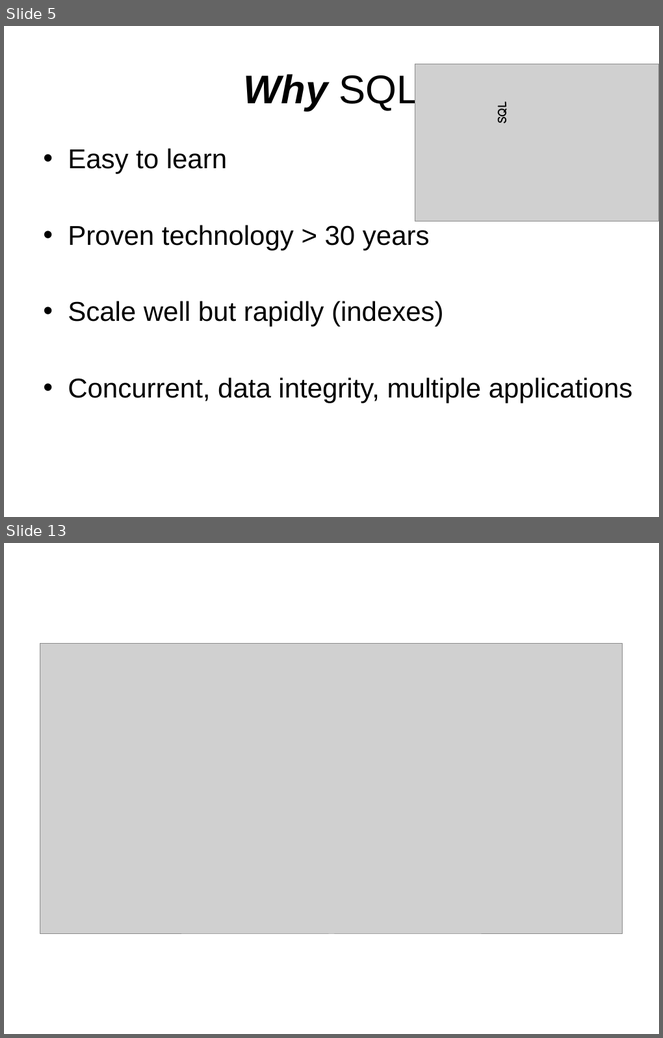
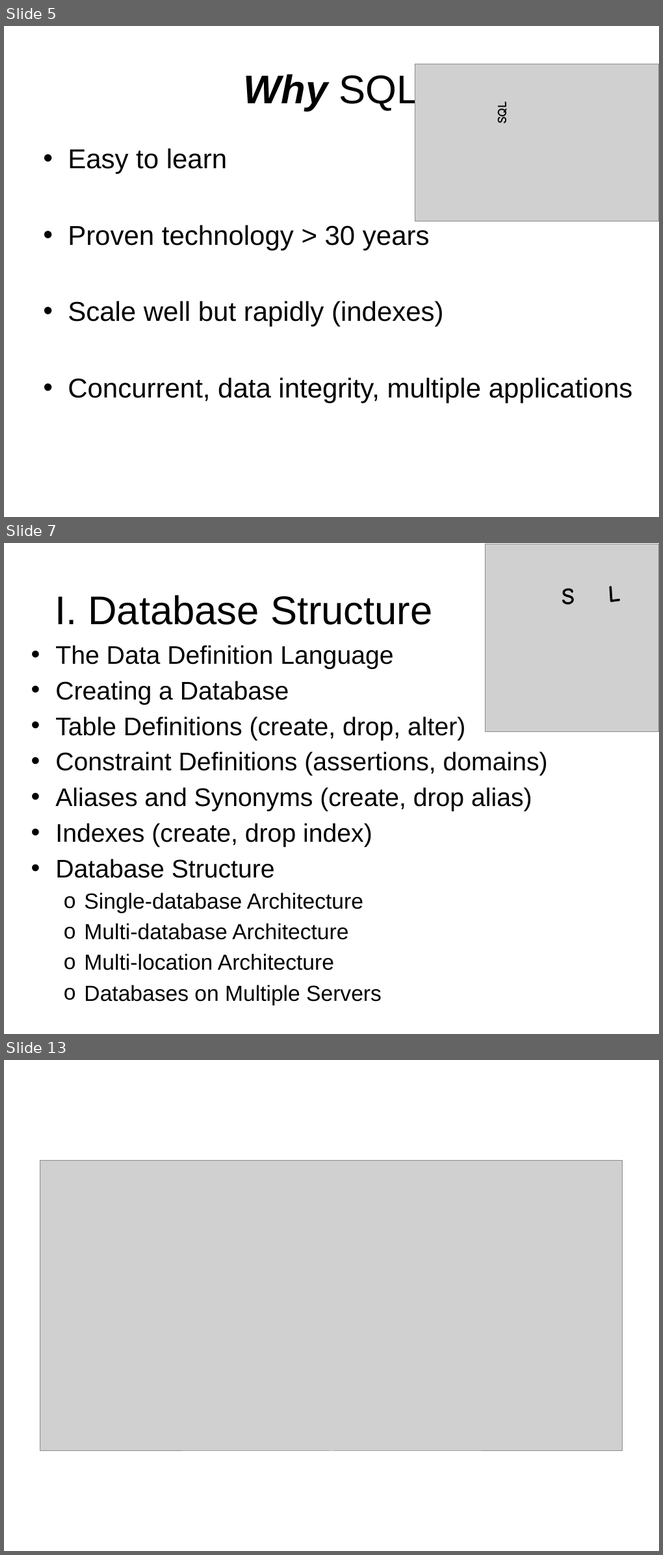
Before and after one commit to sonvq/sqltraining, a slide deck: QS_Training_SQL_Overview.pptx. Shown one above the other, each under a label of ours: slides 5 and 13 before the commit, slides 5, 7 and 13 after it; the slides between them are not shown. The pictures are 663x1038 and 663x1555 pixels, drawn with LibreOffice and Linux fonts; fonts in the diff are those of the drawing; grey boxes stand for pictures; background and template pictures are left out. Boxes give left, top, right and bottom in pixels: in the first picture for what was removed or moved away, otherwise in the second. Text is boxed around its words. In the diff, an @@ line names an element or a change of style, - is before the commit and + after.

```diff
--- a/QS_Training_SQL_Overview.pptx
+++ b/QS_Training_SQL_Overview.pptx
@@ slide 7 added at (4,543,659,1034), background picture (left out) @@
@@ picture added at (486,544,659,731) @@
@@ title added at (55,595,433,625), 44 pt, text #000000 @@
+I. Database Structure
@@ text added at (562,586,621,605), 26 pt, text #000000, bold @@
+S L
@@ text added at (55,645,548,1006), 28 pt, text #000000 @@
+• The Data Definition Language
+• Creating a Database
+• Table Definitions (create, drop, alter)
+• Constraint Definitions (assertions, domains)
+• Aliases and Synonyms (create, drop alias)
+• Indexes (create, drop index)
+• Database Structure
+  o Single-database Architecture
+  o Multi-database Architecture
+  o Multi-location Architecture
+  o Databases on Multiple Servers
```
Also in this commit, not shown: 5 slides changed, 1 other slide added, 2 slides removed, 8 other files.
